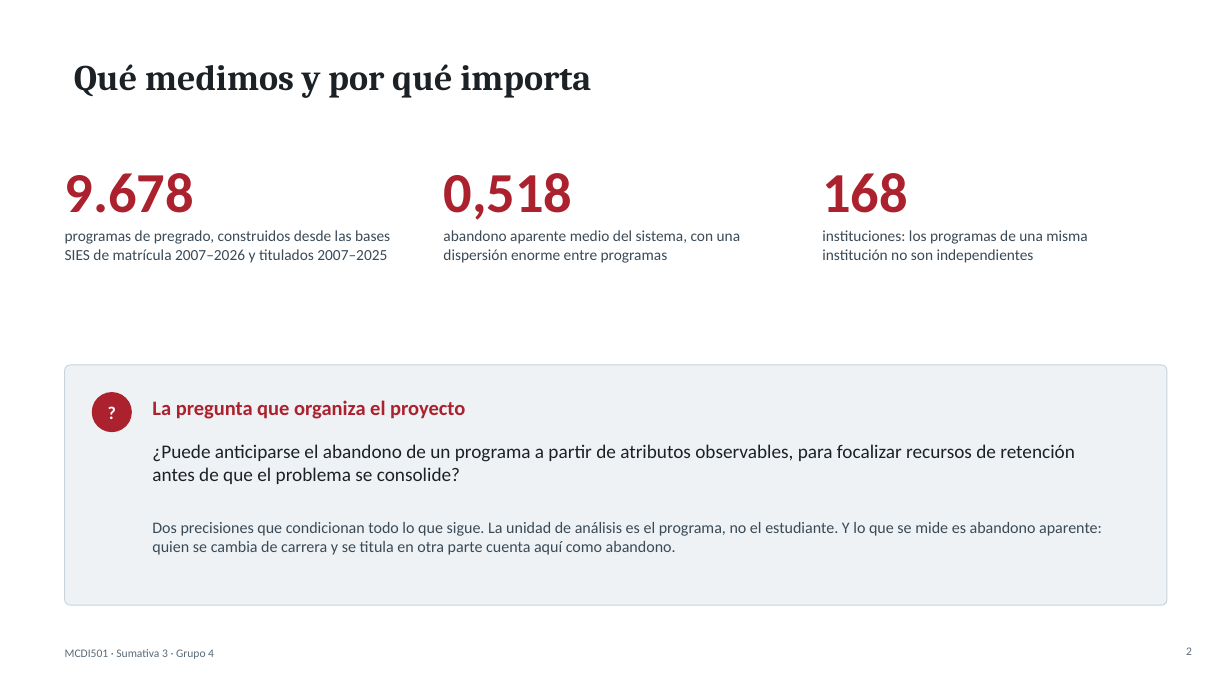
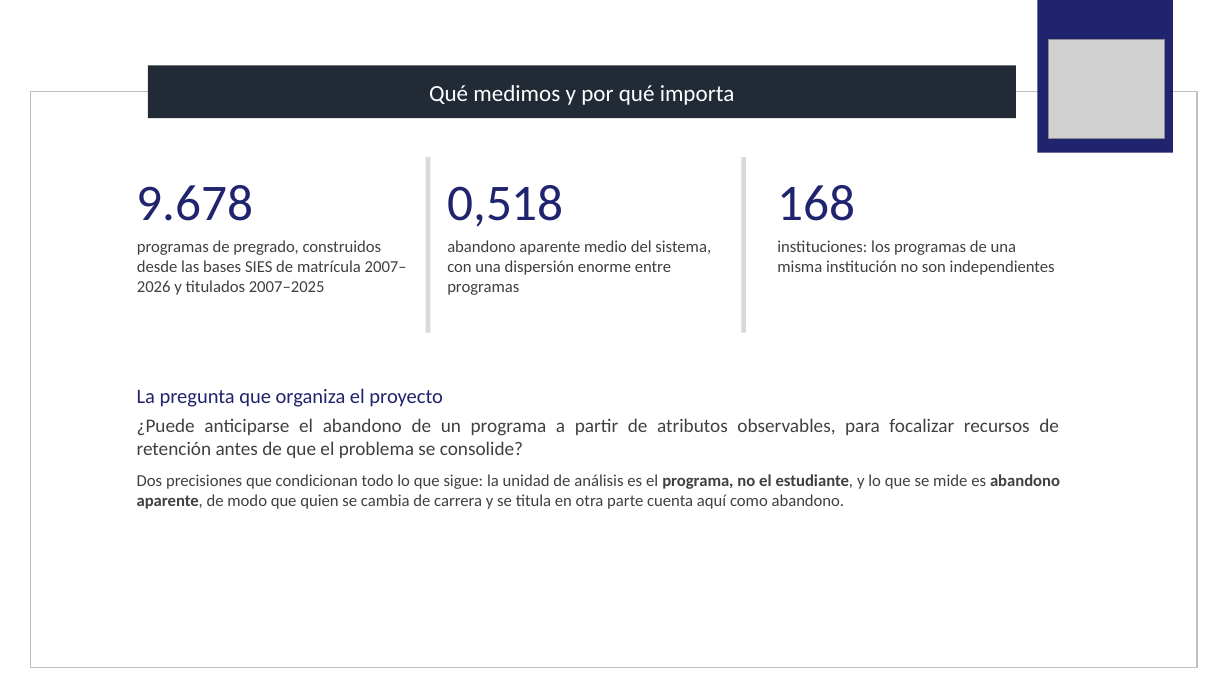
Before and after one commit to santunez75/analisis-desercion, a slide deck: slide 2 of S3/presentacion/Sumativa3_Presentacion_Grupo4.pptx. Drawn at 1232x693 pixels with LibreOffice and Linux fonts; fonts in the diff are those of the drawing; grey boxes stand for pictures. Boxes give left, top, right and bottom in pixels: in the first picture for what was removed or moved away, otherwise in the second. Text is boxed around its words. In the diff, an @@ line names an element or a change of style, - is before the commit and + after.

Commit message:
feat: rehace la presentacion sobre la plantilla de la Facultad
El deck se reconstruye duplicando las diapositivas de ejemplo de
PPT-Facultad-Ingenieria.pptx, de modo que hereda el marco, el logo, la
barra de titulo navy y la tipografia institucionales. Quedan 15 laminas:
portada, dos divisores sobre fotografia, siete de contenido con barra,
cuatro de columnas y el cierre con el logo.

Se corrigen de paso dos laminas que habian quedado desalineadas con la
particion 70/30 estratificada: la columna S3 de "Que aporto cada fase" y
la fila correspondiente de la tabla de trazabilidad, donde el bootstrap
por institucion pasa a declararse como extension.

El guion cronometrado baja de 1.654 a 1.492 palabras para caber en los
diez minutos.

```diff
--- a/S3/presentacion/Sumativa3_Presentacion_Grupo4.pptx
+++ b/S3/presentacion/Sumativa3_Presentacion_Grupo4.pptx
@@ rectangle added at <box>1038,0,1173,152</box>, fill #20236D @@
@@ picture added at <box>1049,40,1165,138</box> @@
@@ rectangle "Qué medimos y por qué ...": place and size @@
-rectangle "Qué medimos y por qué ..." at <box>74,64,591,98</box>
+rectangle "Qué medimos y por qué ..." at <box>148,66,1017,118</box>
@@ rectangle "Qué medimos y por qué ..." at <box>148,66,1017,118</box>: size 28 to 18 pt, font Cambria to Calibri, text colour #1C2126 to #FFFFFF, bold off; alignment left to centre; fill none to #222A35 @@
@@ rectangle added at <box>30,91,1198,667</box>, outline #BFBFBF 1 pt @@
@@ text removed at <box>65,173,194,213</box> @@
-9.678
@@ text "9.678": place and size @@
-text "9.678" at <box>65,230,390,263</box>
+text "9.678" at <box>137,185,407,295</box>
@@ rectangle added at <box>426,157,430,332</box>, fill #D9D9D9 @@
@@ text "0,518": place and size @@
-text "0,518" at <box>443,230,741,263</box>
+text "0,518" at <box>447,185,711,295</box>
@@ text removed at <box>443,173,572,220</box> @@
-0,518
@@ rectangle added at <box>742,157,746,332</box>, fill #D9D9D9 @@
@@ text "168": place and size @@
-text "168" at <box>822,230,1087,263</box>
+text "168" at <box>777,185,1055,275</box>
@@ text removed at <box>822,173,908,213</box> @@
-168
@@ text at <box>137,185,254,221</box>: paragraph added @@
+9.678
@@ text at <box>447,185,564,227</box>: paragraph added @@
+0,518
@@ text at <box>777,185,855,221</box>: paragraph added @@
+168
@@ text at <box>137,240,407,295</box>: size 12 to 13 pt, text colour #3A4A57 to #404040; more space between paragraphs @@
@@ text at <box>447,240,711,295</box>: size 12 to 13 pt, text colour #3A4A57 to #404040; more space between paragraphs @@
@@ text at <box>777,240,1055,275</box>: size 12 to 13 pt, text colour #3A4A57 to #404040; more space between paragraphs @@
@@ rounded rectangle removed at <box>65,365,1167,605</box> @@
@@ text at <box>137,388,1060,509</box>: text changed; size 12.5 to 13 pt; text colour #3A4A57 to #404040 @@
-Dos precisiones que condicionan todo lo que sigue. La unidad de análisis es el programa, no el estudiante. Y lo que se mide es abandono aparente: quien se cambia de carrera y se titula en otra parte cuenta aquí como abandono.
+La pregunta que organiza el proyecto
+¿Puede anticiparse el abandono de un programa a partir de atributos observables, para focalizar recursos de retención antes de que el problema se consolide?
+Dos precisiones que condicionan todo lo que sigue: la unidad de análisis es el programa, no el estudiante, y lo que se mide es abandono aparente, de modo que quien se cambia de carrera y se titula en otra parte cuenta aquí como abandono.
@@ ellipse removed at <box>92,393,131,432</box> @@
@@ text removed at <box>92,393,131,432</box> @@
-?
@@ text removed at <box>152,400,465,419</box> @@
-La pregunta que organiza el proyecto
@@ text removed at <box>152,444,1075,484</box> @@
-¿Puede anticiparse el abandono de un programa a partir de atributos observables, para focalizar recursos de retención antes de que el problema se consolide?
@@ text removed at <box>65,649,214,659</box> @@
-MCDI501 · Sumativa 3 · Grupo 4
@@ page number removed at <box>1186,647,1192,655</box> @@
-2
```
Also in this commit, not shown: 13 other slides changed, 1 slide added.
